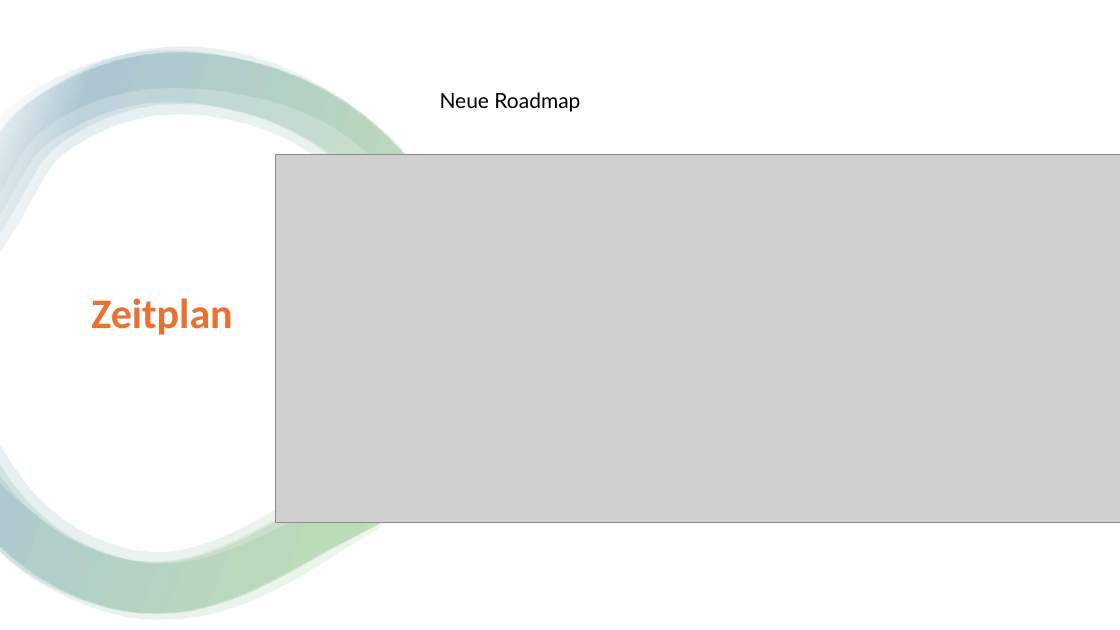
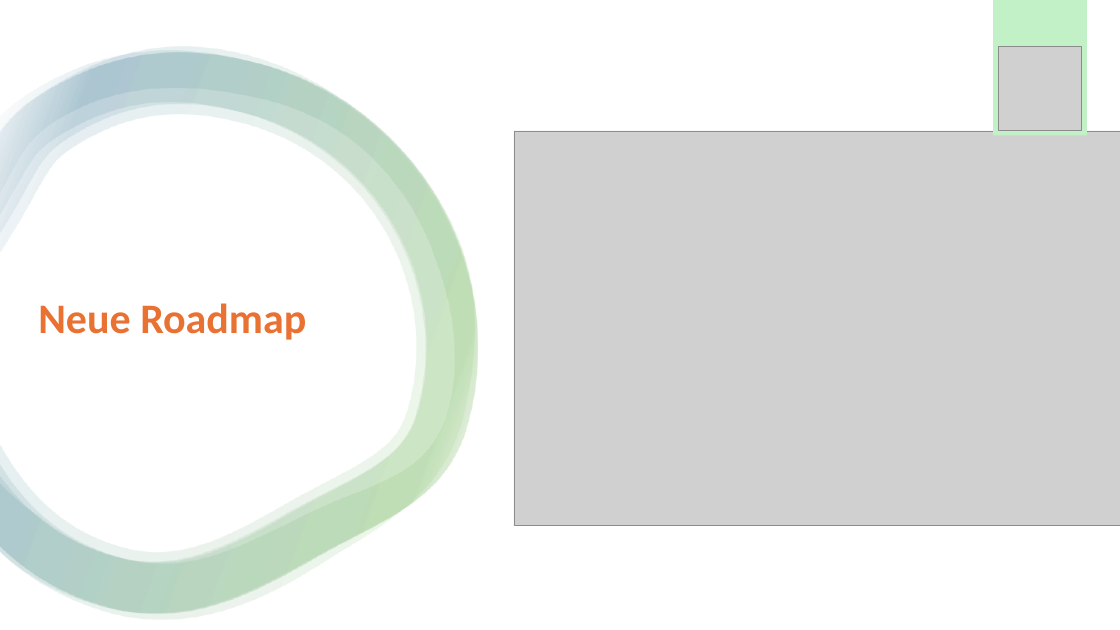
Before and after one commit to Emele-bzra/project-modul431, a slide deck: slide 16 of Material/präsentation_slarachare_games.pptx. Drawn at 1120x630 pixels with LibreOffice and Linux fonts; fonts in the diff are those of the drawing; grey boxes stand for pictures. Boxes give left, top, right and bottom in pixels: in the first picture for what was removed or moved away, otherwise in the second. Text is boxed around its words. In the diff, an @@ line names an element or a change of style, - is before the commit and + after.

Commit message:
Neuste Änderung +mit neuen Icons und Format

```diff
--- a/Material/präsentation_slarachare_games.pptx
+++ b/Material/präsentation_slarachare_games.pptx
@@ rectangle added at <box>993,0,1087,135</box>, fill #C2F1C8 @@
@@ picture added at <box>998,47,1082,131</box> @@
@@ picture: place and size @@
-picture at <box>275,155,1120,522</box>
+picture at <box>514,131,1120,526</box>
@@ text "Neue Roadmap": place and size @@
-text "Neue Roadmap" at <box>440,92,580,112</box>
+text "Neue Roadmap" at <box>38,303,306,340</box>
@@ text "Neue Roadmap" at <box>38,303,306,340</box>: size 18 to 36 pt, font Lato to Calibri, text colour #000000 to #E97132, bold on @@
@@ title removed at <box>91,298,232,335</box> @@
-Zeitplan
```
Also in this commit, not shown: 17 other slides changed, 2 slides added.
